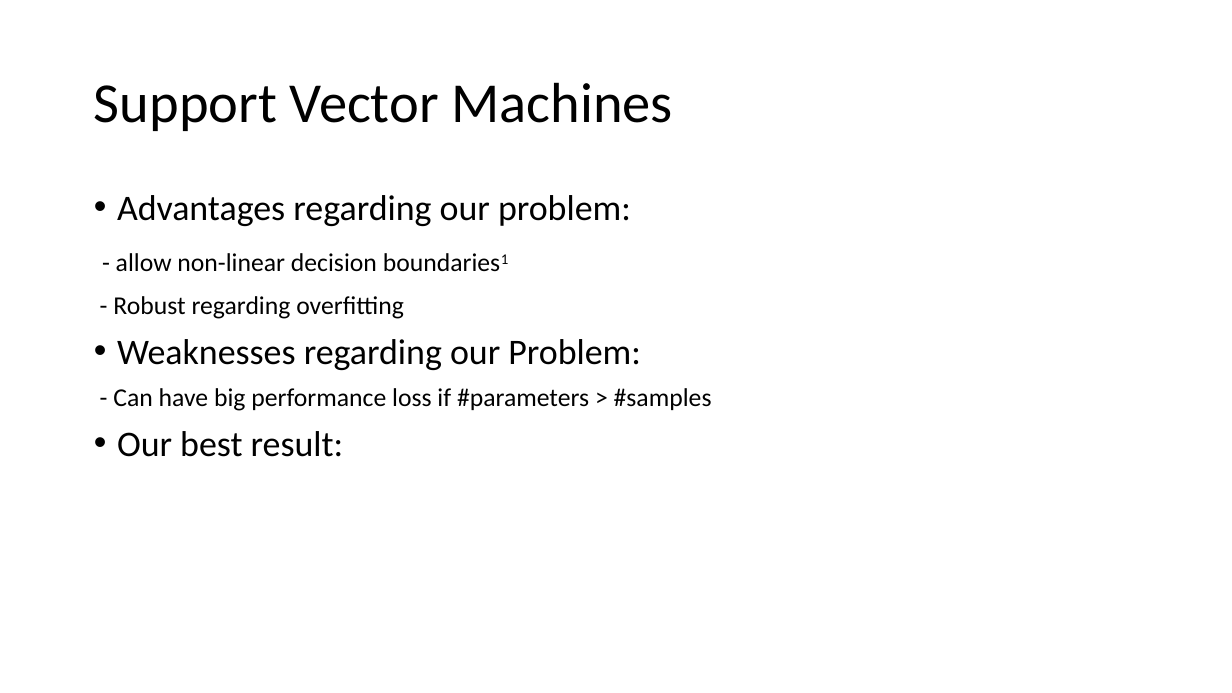
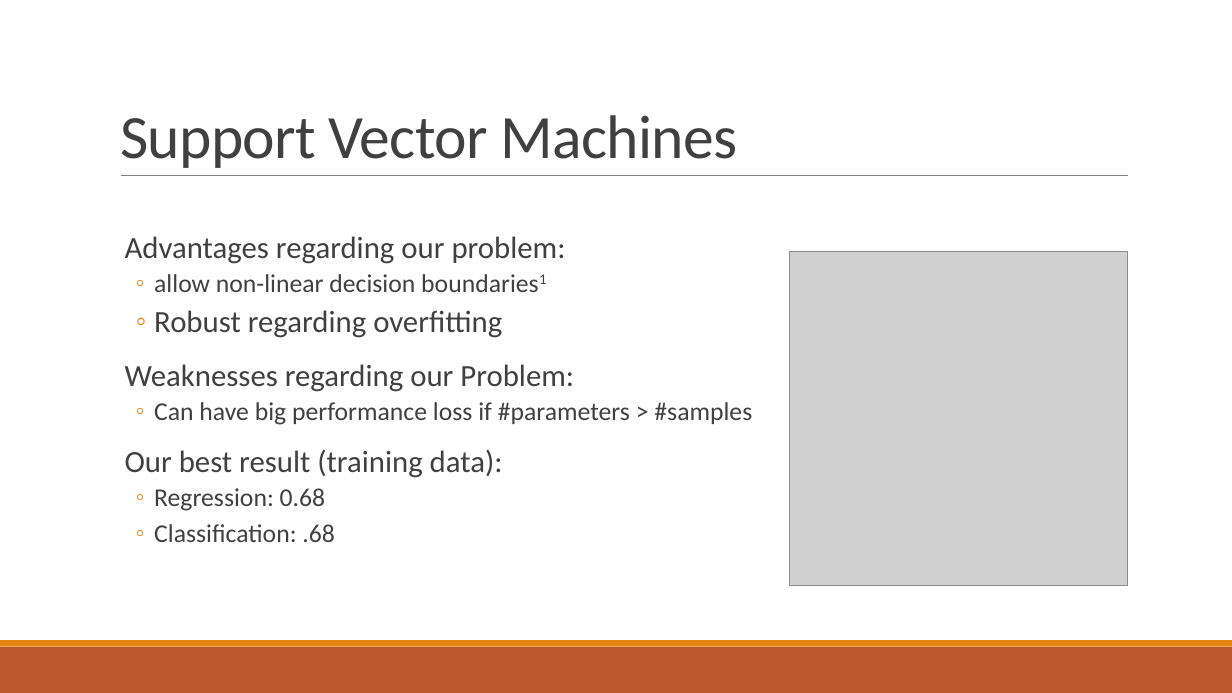
Before and after one commit to suong4554/Machine-Learning-Poly-U, a slide deck: slide 7 of Presentation.pptx. Drawn at 1232x693 pixels with LibreOffice and Linux fonts; fonts in the diff are those of the drawing; grey boxes stand for pictures. Boxes give left, top, right and bottom in pixels: in the first picture for what was removed or moved away, otherwise in the second. Text is boxed around its words. In the diff, an @@ line names an element or a change of style, - is before the commit and + after.

Commit message:
Update Presentation.pptx
Updated presentation

```diff
--- a/Presentation.pptx
+++ b/Presentation.pptx
@@ title "Support Vector Machines": place and size @@
-title "Support Vector Machines" at [94,82,672,131]
+title "Support Vector Machines" at [120,115,738,168]
@@ title "Support Vector Machines" at [120,115,738,168]: size 44 to 48 pt, text colour #000000 to #404040, letter spacing 0 to -0.5 pt; line spacing 0.9 to 0.85; vertical alignment middle to bottom @@
@@ line added from (121, 176) to (1128, 176), #808080 0.5 pt @@
@@ text "Advantages regarding our problem:": place and size @@
-text "Advantages regarding our problem:" at [113,195,712,457]
+text "Advantages regarding our problem:" at [125,236,752,542]
@@ text at [125,236,574,392]: size 28 to 24 pt, text colour #000000 to #404040 in "Advantages regarding our problem:", "Weaknesses regarding our Problem:"; bullet • to  ; more space between paragraphs @@
@@ picture added at [790,251,1128,585] @@
@@ text at [154,274,502,338]: text changed; text colour #000000 to #404040 @@
-- allow non-linear decision boundaries1
-- Robust regarding overfitting
+  ◦ allow non-linear decision boundaries1
+  ◦ Robust regarding overfitting
@@ text at [125,402,752,542]: text changed; text colour #000000 to #404040 @@
-- Can have big performance loss if #parameters > #samples
-• Our best result:
+  ◦ Can have big performance loss if #parameters > #samples
+  Our best result (training data):
+  ◦ Regression: 0.68
+  ◦ Classification: .68
@@ rectangle added at [0,647,1232,693], fill #BD582C @@
@@ rectangle added at [0,640,1232,647], fill #E48312 @@
```
Also in this commit, not shown: 9 other slides changed, 5 slides added, 2 slides removed.
